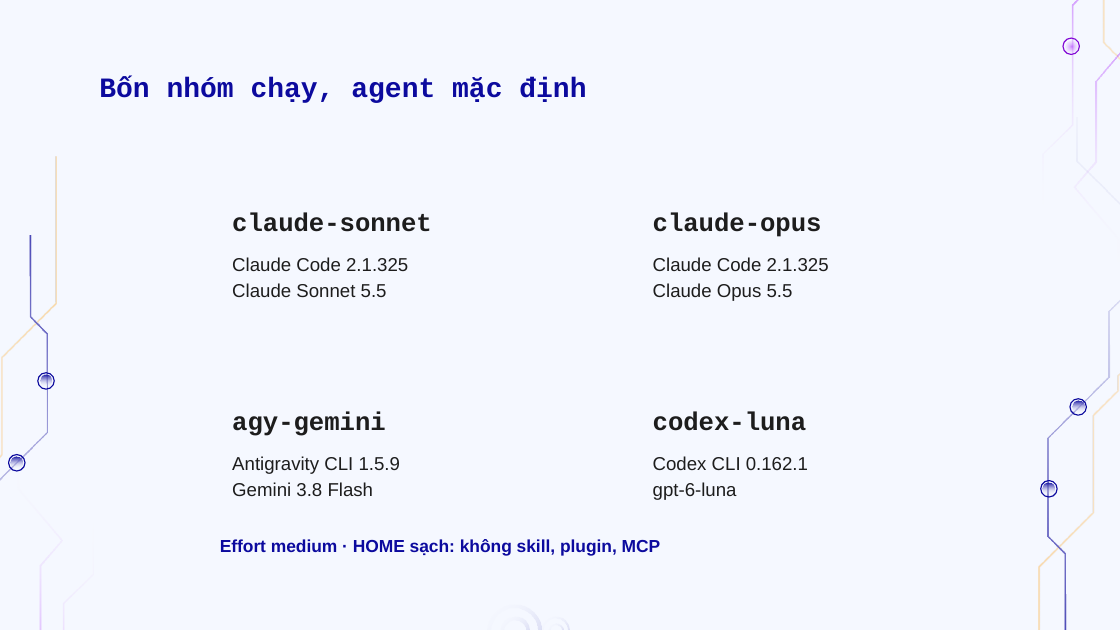
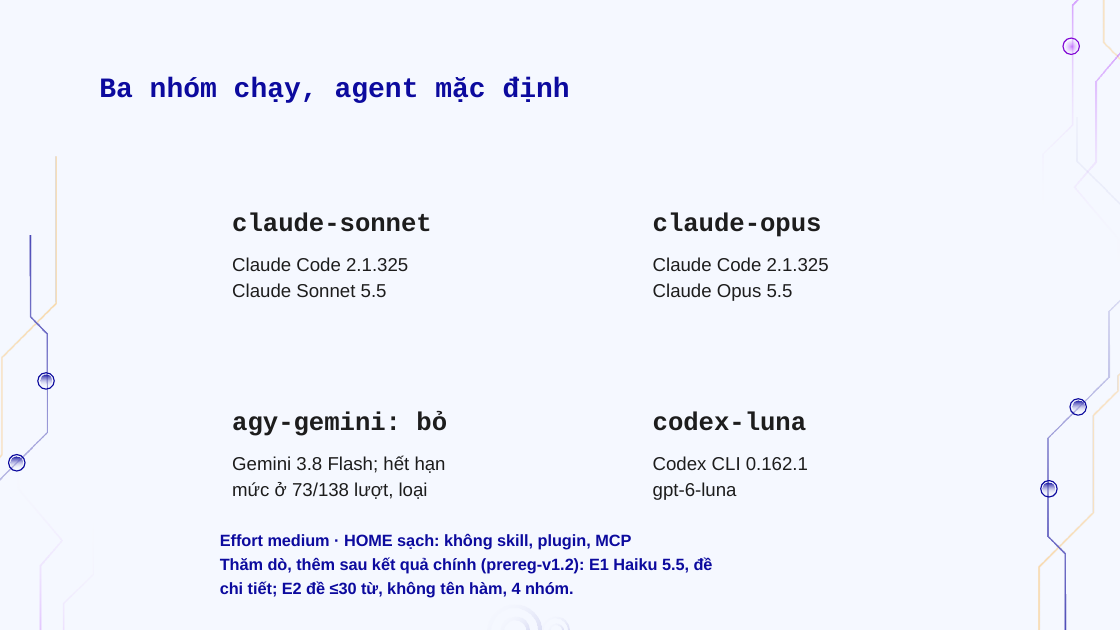
Before and after one commit to doanan293/vipharmind-ai-sdlc-study, a slide deck: slide 9 of docs/presentation/vipharmind-slides.pptx (slide 8 before the commit). Drawn at 1120x630 pixels with LibreOffice and Linux fonts; fonts in the diff are those of the drawing; background and template pictures are left out. Boxes give left, top, right and bottom in pixels: in the first picture for what was removed or moved away, otherwise in the second. Text is boxed around its words. In the diff, an @@ line names an element or a change of style, - is before the commit and + after.

```diff
--- a/docs/presentation/vipharmind-slides.pptx
+++ b/docs/presentation/vipharmind-slides.pptx
@@ text at bbox=[99, 77, 570, 103]: text changed @@
-Bốn nhóm chạy, agent mặc định
+Ba nhóm chạy, agent mặc định
@@ text at bbox=[232, 411, 447, 436]: text changed @@
-agy-gemini
+agy-gemini: bỏ
@@ text at bbox=[232, 456, 446, 499]: text changed @@
-Antigravity CLI 1.5.9
-Gemini 3.8 Flash
+Gemini 3.8 Flash; hết hạn
+mức ở 73/138 lượt, loại
@@ text at bbox=[220, 533, 713, 598]: text changed; size 11.2 to 10.5 pt @@
-Effort medium · HOME sạch: không skill, plugin, MCP
+Effort medium · HOME sạch: không skill, plugin, MCP
+Thăm dò, thêm sau kết quả chính (prereg-v1.2): E1 Haiku 5.5, đề
+chi tiết; E2 đề ≤30 từ, không tên hàm, 4 nhóm.
```
Also in this commit, not shown: 9 other slides changed, 3 slides added, 1 slide removed, 4 other files.
